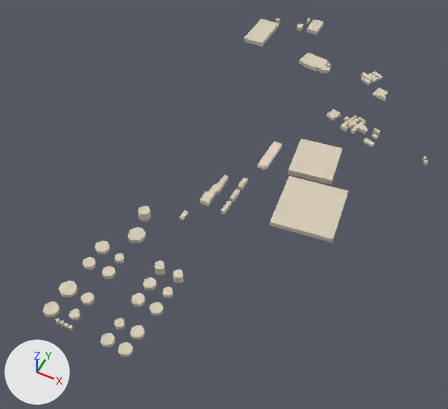
A saved change to the glTF model cwplans/docklands/data/places/london/tiles/14-16342-12875.glb.
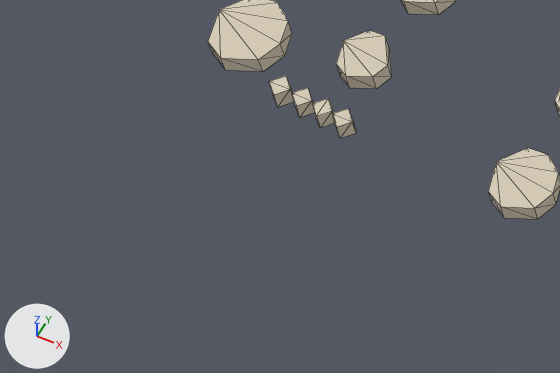
The first picture shows the older version from a 50 mm camera at (214.0, -939.0, 957.0) aimed at (-189.0, -134.0, -51.0). The close-ups show the older and then the newer version on the part from 0% to 26% of the width and 74% to 93% of the height of that picture. Only the edits that show in the close-ups are written down. Every picture has the same lights, and +X, +Y and +Z are marked at lower left. The close-ups show mesh edges as thin lines. Where no turn or scale is listed for an object, it has been applied to the vertices.
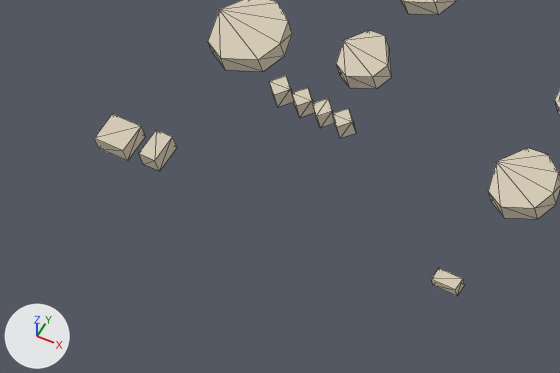
The change, as a diff of the scene's bpy script:
```diff
--- a/cwplans/docklands/data/places/london/tiles/14-16342-12875.glb.py
+++ b/cwplans/docklands/data/places/london/tiles/14-16342-12875.glb.py
@@ ob_mesh_1_004 @@
 ob_mesh_1_004.parent = ob_node_1
-ob_mesh_1_004.location = (-281.1, -551.8, -7.583)
-ob_mesh_1_004.rotation_euler = (0.0, 0.0, 2.419)  # degrees (0, 0, 139)
-ob_mesh_1_004.scale = (5.9, 5.92, 7.93)
+ob_mesh_1_004.location = (-240.7, -10.2, -3.181)
+ob_mesh_1_004.rotation_euler = (0.0, 0.0, 1.448)  # degrees (0, 0, 83)
+ob_mesh_1_004.scale = (22.2, 10.4, 5.69)
@@ ob_mesh_1_006 @@
 ob_mesh_1_006.parent = ob_node_1
-ob_mesh_1_006.location = (-44.79, 27.29, -3.253)
-ob_mesh_1_006.rotation_euler = (0.0, 0.0, 1.694)  # degrees (0, 0, 97)
-ob_mesh_1_006.scale = (105.0, 95.3, 13.3)
+ob_mesh_1_006.location = (-281.1, -551.8, -7.583)
+ob_mesh_1_006.rotation_euler = (0.0, 0.0, 2.419)  # degrees (0, 0, 139)
+ob_mesh_1_006.scale = (5.9, 5.92, 7.93)
@@ ob_mesh_1_007 @@
 ob_mesh_1_007.parent = ob_node_1
-ob_mesh_1_007.location = (-309.2, -551.1, -7.58)
-ob_mesh_1_007.rotation_euler = (0.0, 0.0, 2.433)  # degrees (0, 0, 139)
-ob_mesh_1_007.scale = (6.18, 6.22, 8.44)
+ob_mesh_1_007.location = (90.28, -493.1, -6.906)
+ob_mesh_1_007.rotation_euler = (0.0, 0.0, 1.549)  # degrees (0, 0, 89)
+ob_mesh_1_007.scale = (7.02, 5.12, 5.23)
@@ ob_mesh_1_010 @@
 ob_mesh_1_010.parent = ob_node_1
-ob_mesh_1_010.location = (-299.4, -551.3, -7.579)
-ob_mesh_1_010.rotation_euler = (0.0, 0.0, 2.419)  # degrees (0, 0, 139)
-ob_mesh_1_010.scale = (5.9, 5.92, 7.93)
+ob_mesh_1_010.location = (-309.2, -551.1, -7.58)
+ob_mesh_1_010.rotation_euler = (0.0, 0.0, 2.433)  # degrees (0, 0, 139)
+ob_mesh_1_010.scale = (6.18, 6.22, 8.44)
@@ ob_mesh_1_013 @@
 ob_mesh_1_013.parent = ob_node_1
-ob_mesh_1_013.location = (167.5, 143.2, -2.678)
-ob_mesh_1_013.rotation_euler = (0.0, 0.0, 2.824)  # degrees (0, 0, 162)
-ob_mesh_1_013.scale = (6.17, 5.5, 9.51)
+ob_mesh_1_013.location = (-299.4, -551.3, -7.579)
+ob_mesh_1_013.rotation_euler = (0.0, 0.0, 2.419)  # degrees (0, 0, 139)
+ob_mesh_1_013.scale = (5.9, 5.92, 7.93)
@@ ob_mesh_1_017 @@
 ob_mesh_1_017.parent = ob_node_1
-ob_mesh_1_017.location = (-36.8, 356.9, -2.441)
-ob_mesh_1_017.rotation_euler = (0.0, 0.0, 2.617)  # degrees (0, 0, 150)
-ob_mesh_1_017.scale = (27.8, 8.35, 6.02)
+ob_mesh_1_017.location = (-350.4, -592.3, -7.933)
+ob_mesh_1_017.rotation_euler = (0.0, 0.0, 0.0472)  # degrees (0, 0, 2.7)
+ob_mesh_1_017.scale = (12.5, 10.9, 7.25)
@@ ob_mesh_1_034 @@
 ob_mesh_1_034.parent = ob_node_1
-ob_mesh_1_034.location = (-290.2, -551.6, -7.581)
-ob_mesh_1_034.rotation_euler = (0.0, 0.0, 0.857)  # degrees (0, 0, 49)
-ob_mesh_1_034.scale = (5.92, 5.89, 7.93)
+ob_mesh_1_034.location = (-212.4, -586.5, -7.856)
+ob_mesh_1_034.rotation_euler = (0.0, 0.0, 0.0315)  # degrees (0, 0, 1.8)
+ob_mesh_1_034.scale = (9.78, 4.8, 4.52)
@@ ob_mesh_1_045 @@
+ob_mesh_1_045 = bpy.data.objects.new('Mesh_1.045', me_mesh_1)
+ob_mesh_1_045.parent = ob_node_1
+ob_mesh_1_045.location = (-334.7, -590.6, -7.916)
+ob_mesh_1_045.rotation_euler = (0.0, 0.0, 1.615)  # degrees (0, 0, 93)
+ob_mesh_1_045.scale = (10.5, 7.07, 7.44)
```

Boxes [x1, y1, x2, y2] around the edits, measured in the close-ups (560 x 373 px):
'Mesh_1.017', moved, turned, rescaled (not visible before): after [94, 114, 146, 161]
'Mesh_1.034', moved, turned, rescaled: before [312, 98, 335, 128]; after [431, 268, 465, 296]
'Mesh_1.045', added (pale yellow): after [139, 130, 177, 171]
'Mesh_1.010', moved, turned, rescaled: before [292, 88, 315, 117]; after [269, 76, 294, 107]
'Mesh_1.007', moved, turned, rescaled (not visible afterwards): before [269, 76, 294, 107]
'Mesh_1.004', moved, turned, rescaled (not visible afterwards): before [333, 108, 356, 138]
'Mesh_1.006', moved, turned, rescaled (not visible before): after [333, 108, 356, 138]
'Mesh_1.013', moved, turned, rescaled (not visible before): after [292, 88, 315, 117]
